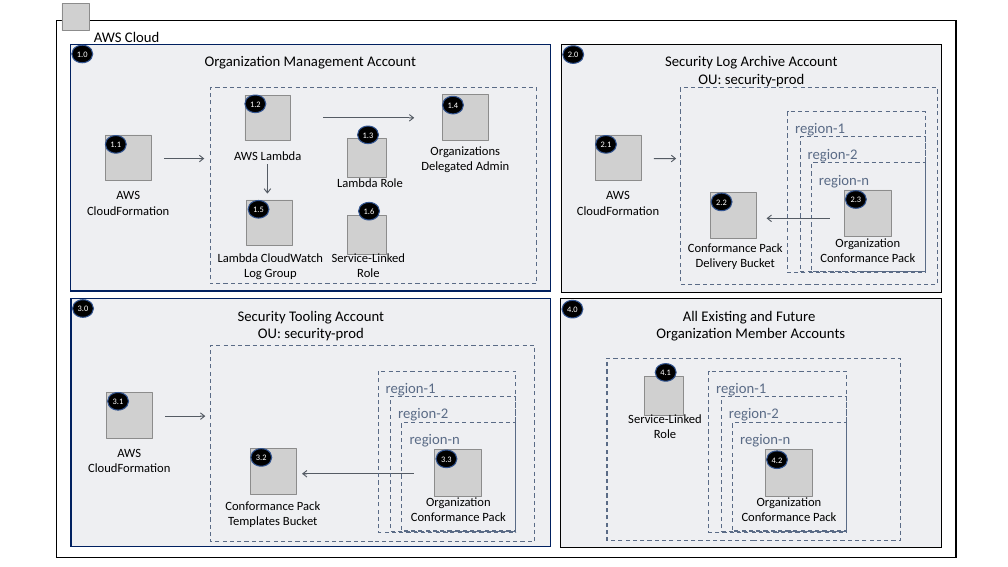
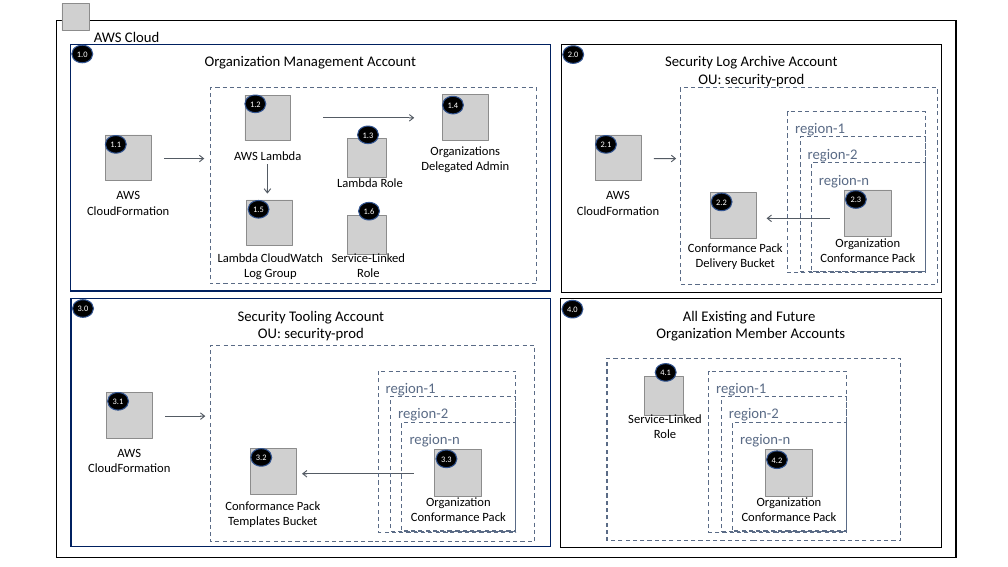
Before and after one commit to aws-samples/aws-security-reference-architecture-examples, a slide deck: slide 1 of solutions/config/conformance-pack-org/documentation/diagram/AWS-Config-Organization-Rules-Architecture.pptx. Drawn at 1008x567 pixels with LibreOffice and Linux fonts; fonts in the diff are those of the drawing; grey boxes stand for pictures. Boxes give left, top, right and bottom in pixels: in the first picture for what was removed or moved away, otherwise in the second. Text is boxed around its words. In the diff, an @@ line names an element or a change of style, - is before the commit and + after.

```diff
--- a/solutions/config/conformance-pack-org/documentation/diagram/AWS-Config-Organization-Rules-Architecture.pptx
+++ b/solutions/config/conformance-pack-org/documentation/diagram/AWS-Config-Organization-Rules-Architecture.pptx
@@ fill #5A6B86 at 10% opacity to none in 4 elements at box(70, 44, 551, 291), box(71, 299, 551, 547), box(560, 299, 941, 547), box(561, 45, 941, 293) @@
```
Also in this commit, not shown: 17 other files.
